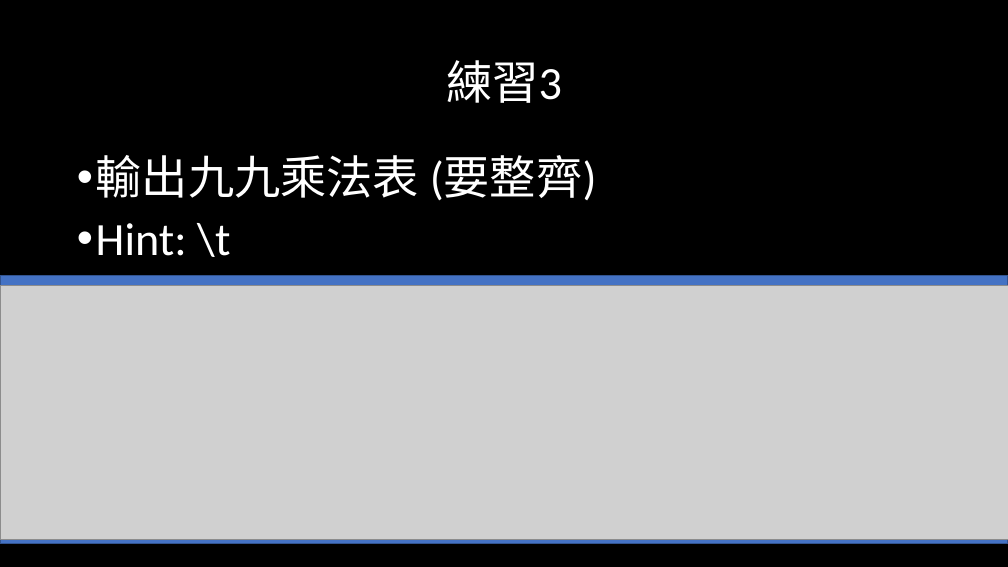
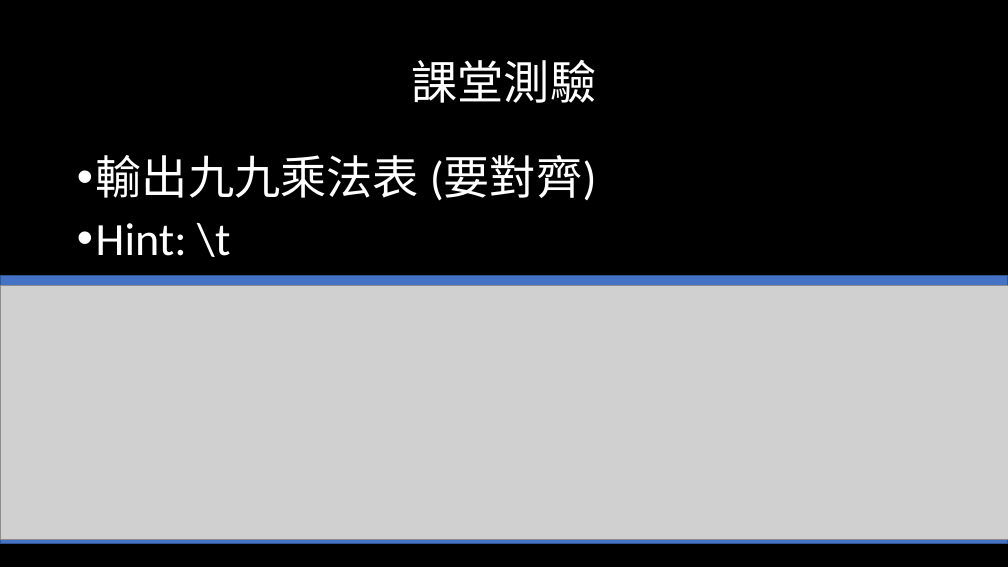
Before and after one commit to weermark/class, a slide deck: slide 17 of class_ppt/程一實習0303.pptx (slide 10 before the commit). Drawn at 1008x567 pixels with LibreOffice and Linux fonts; fonts in the diff are those of the drawing; grey boxes stand for pictures. Boxes give left, top, right and bottom in pixels: in the first picture for what was removed or moved away, otherwise in the second. Text is boxed around its words. In the diff, an @@ line names an element or a change of style, - is before the commit and + after.

```diff
--- a/class_ppt/程一實習0303.pptx
+++ b/class_ppt/程一實習0303.pptx
@@ title at (x1=411, y1=60, x2=596, y2=103): text changed @@
-練習3
+課堂測驗
@@ text at (x1=96, y1=155, x2=597, y2=201): text changed @@
-• 輸出九九乘法表 (要整齊)
+• 輸出九九乘法表 (要對齊)
```
Also in this commit, not shown: 1 other slide changed, 7 slides added, 1 slide removed, 1 other file.
